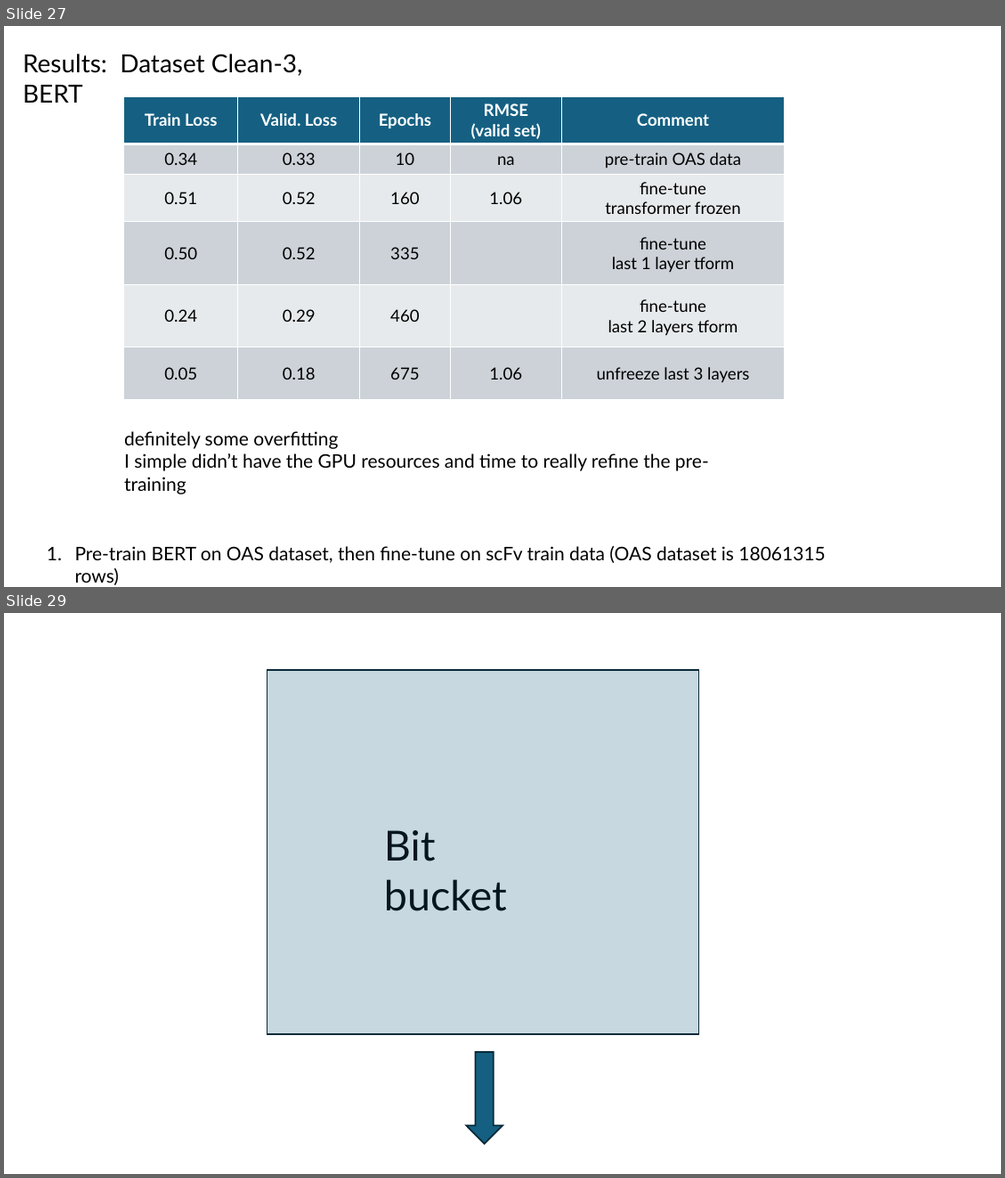
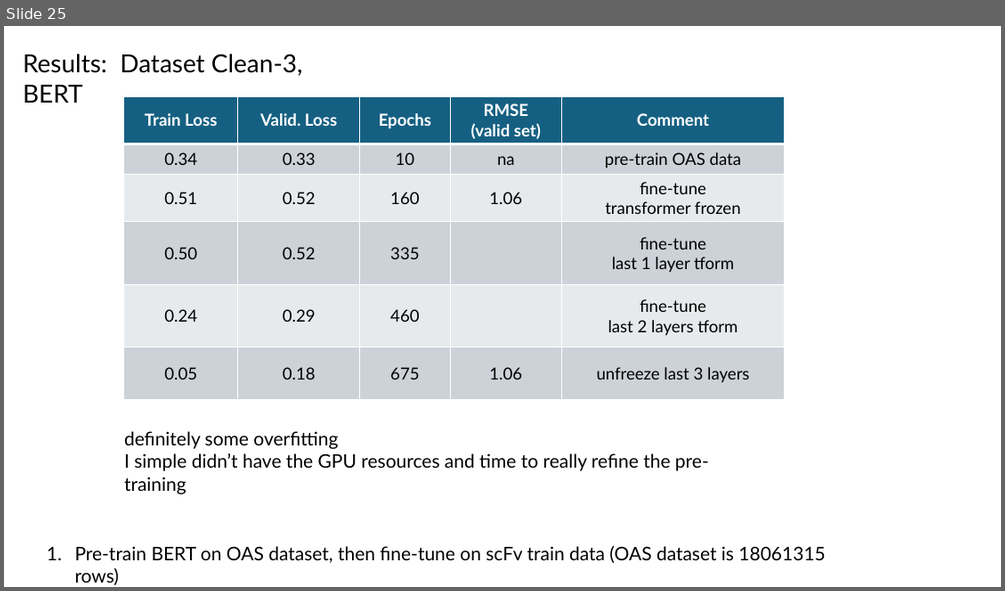
Before and after one commit to planaria158/BERT-antibody-antigen-binding-energy, a slide deck: Homework-aAlphaBio.pptx. Shown one above the other, each under a label of ours: slides 27 and 29 before the commit, slide 25 after it; the slides between them are not shown. The pictures are 1005x1178 and 1005x591 pixels, drawn with LibreOffice and Linux fonts; fonts in the diff are those of the drawing. Boxes give left, top, right and bottom in pixels: in the first picture for what was removed or moved away, otherwise in the second. Text is boxed around its words. In the diff, an @@ line names an element or a change of style, - is before the commit and + after.

```diff
--- a/Homework-aAlphaBio.pptx
+++ b/Homework-aAlphaBio.pptx
@@ slide 29 removed at (4, 613, 1001, 1174), background #FFFFFF @@
@@ rectangle removed at (267, 670, 699, 1034) @@
@@ text removed at (384, 830, 507, 911) @@
-Bit bucket
@@ down arrow removed at (466, 1052, 502, 1144) @@
@@ what was slide 27 is now slide 25 @@
```
Also in this commit, not shown: 2 slides changed, 1 slide added, 24 other slides removed.
